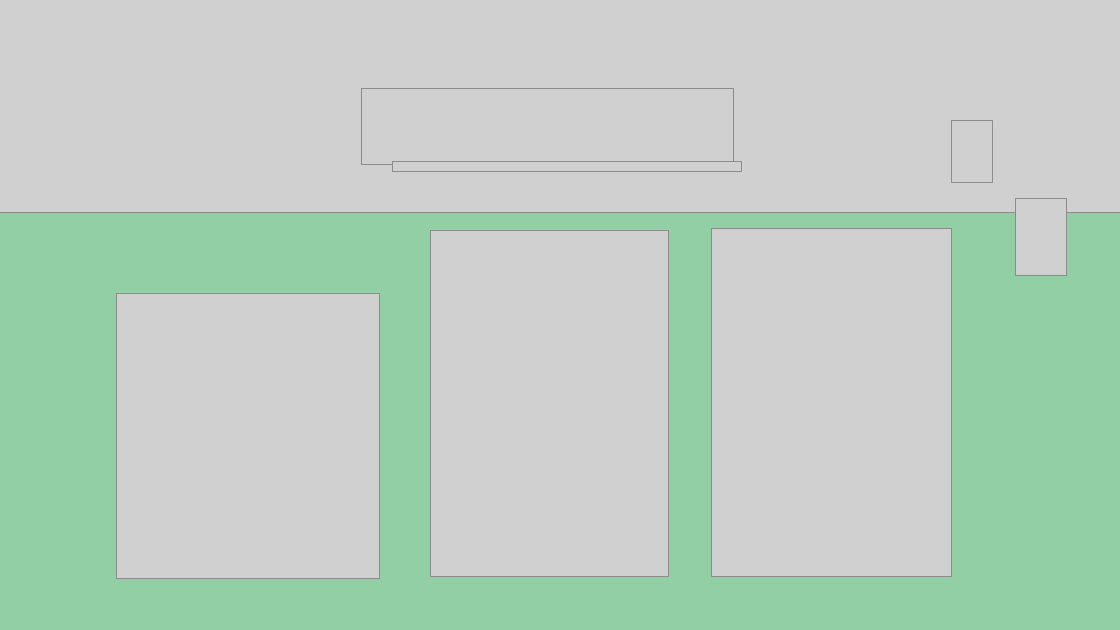
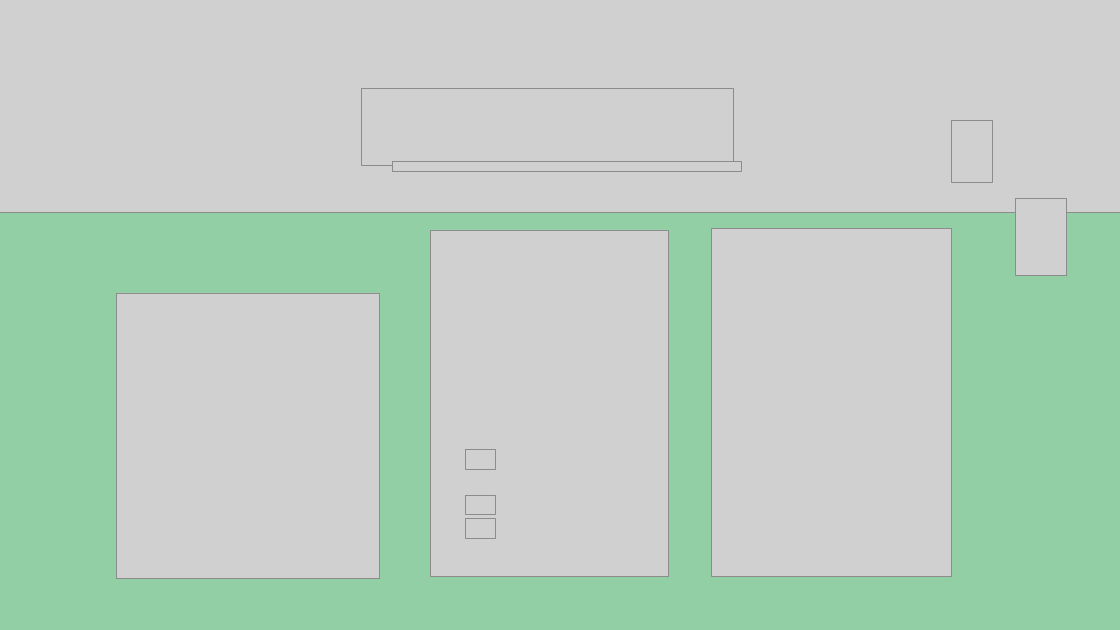
Before and after one commit to bu119/CNM, a slide deck: slide 9 of 221125_8기_구미_3반_관통PJT_김부경_황지연.pptx. Drawn at 1120x630 pixels with LibreOffice and Linux fonts; fonts in the diff are those of the drawing; grey boxes stand for pictures. Boxes give left, top, right and bottom in pixels: in the first picture for what was removed or moved away, otherwise in the second. Text is boxed around its words. In the diff, an @@ line names an element or a change of style, - is before the commit and + after.

Commit message:
1125_0855

```diff
--- a/221125_8기_구미_3반_관통PJT_김부경_황지연.pptx
+++ b/221125_8기_구미_3반_관통PJT_김부경_황지연.pptx
@@ picture added at box(465, 450, 496, 469) @@
@@ picture added at box(465, 495, 496, 514) @@
@@ picture added at box(465, 519, 496, 538) @@
```
Also in this commit, not shown: 2 other slides changed, 1 slide added, 1 slide removed.
